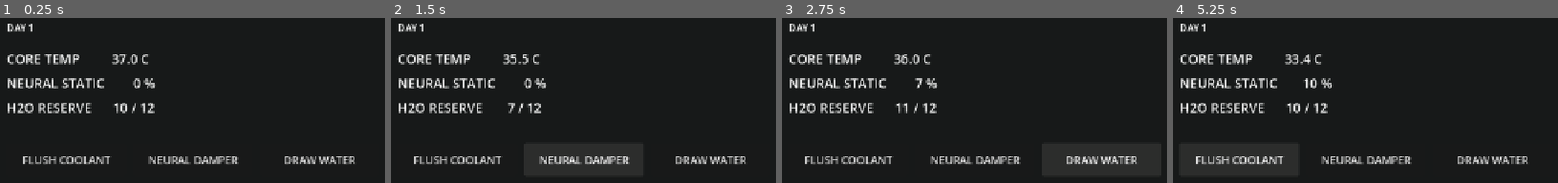
Above: before the commit, frames 1-4 (left to right).
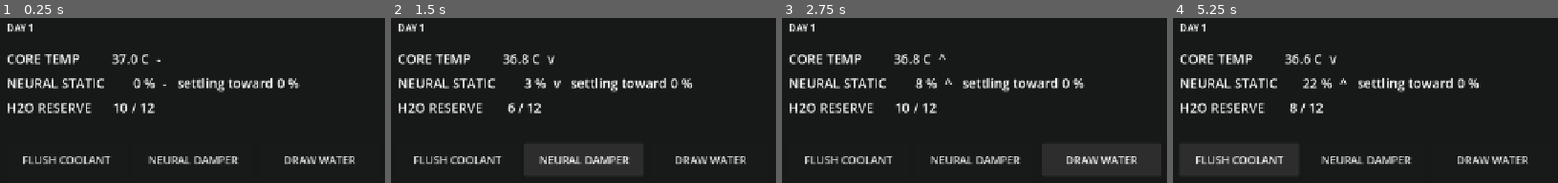
Above: after the commit, the same moments.

Repository: jcbarda/xenobiologist
Game: Godot game, scene res://scenes/main.tscn
Same seed, same stepped clock (60 frames per second), same inputs: the game is played once before the commit and once after it.
Inputs:
- Up to frame 1 (0.25 s): no input
- Up to frame 2 (1.5 s): click "FLUSH COOLANT" at 0.5 s; click "NEURAL DAMPER" at 1.25 s
- Up to frame 3 (2.75 s): click "DRAW WATER" at 2 s
- Up to frame 4 (5.25 s): click "FLUSH COOLANT" at 2.75 s; click "NEURAL DAMPER" at 3.5 s; click "DRAW WATER" at 4.25 s; click "FLUSH COOLANT" at 5 s

The runs differ from the first frame. In frame 1, 1.3% of the frame differs, in the area x 40-78%, y 25-46%; in frame 2, 1.7%; in frame 3, 1.6%; in frame 4, 2.1%, in the area x 29-80%, y 21-58%.

Commit message:
Vitals become second-order: gravity and momentum
Replaces the first-order model, where actions applied instant deltas and
static was simply a bar to be cleared. That version was exploitable and
the exploit was structural: damper-spam held static near zero forever,
which would have deleted the interface degradation M2 exists to test. A
sweep of damper cost x strength was bimodal -- every setting either let
the exploit run or killed the player outright -- because the equilibrium
was chosen by how hard the player dampered, not by the damper's numbers.

Each vital now carries a value and a velocity:

  gravity   a pull toward a rest point. Core temperature falls toward the
            planet's ambient heat, which is past lethal. Static's rest
            point is set by core temperature -- a nervous system settles
            where body heat says it should.
  momentum  velocity persists, so nothing lands on the frame it is
            pressed. Panic overshoots; relief arrives late.

Actions push velocity, never value. So the only durable way down is to
lower core temperature and move the rest point underneath static, and
suppressants argue with gravity and lose. The exploit's premise was
ignoring temperature, and temperature now decides everything.

FLUSH COOLANT is the structural treatment; NEURAL DAMPER became a brake
on momentum plus a bounded shove, useful in a spike and self-defeating
when spammed -- braking costs cognitive load and has nothing to bite on
once static is already steady.

The readout now names static's rest point, because momentum makes the
number alone a lie: 30% settling toward 70% is an emergency and looks
identical to 30% settling toward 10%.

Measured: masher and damper-spam die in 21-42s; do-nothing at 248s;
sloppy survives at 87% peak; cooling-only 57%; cooling plus braking 37%.
Floor is 25% for everyone -- no play reaches a clean interface.

Verified: parse and export pass; the GDScript sim reproduces the Python
model to the tick (do-nothing collapses at 248.1s/93%, damper-spam at
20.9s/14%); exported build boots clean in Chrome on WebGL2 and takes
input.

Co-Authored-By: Claude Opus 5 <noreply@anthropic.com>

Diff:
--- a/autoload/game_state.gd
+++ b/autoload/game_state.gd
@@ -11,7 +11,7 @@
 ## Presentation may read `data` every frame; it may never write.
 
 ## Bumped whenever the shape of `data` changes in a way old saves cannot satisfy.
-const SCHEMA_VERSION := 2
+const SCHEMA_VERSION := 3
 
 var data: Dictionary = {}
 
@@ -33,6 +33,10 @@
 		"day": 1,
 		"core_temperature": Tuning.CORE_TEMP_START,
 		"neural_static": 0.0,
+		# Momentum. Serialised with everything else, so a reloaded run resumes
+		# mid-glide rather than snapping to rest.
+		"temp_velocity": 0.0,
+		"static_velocity": 0.0,
 		"water": Tuning.WATER_START,
 		# Listed in design-doc 4.1 as a vital but deliberately inert for the
 		# slice: section 8 names two clocks, and a third would blur the read.
@@ -73,28 +77,46 @@
 	_check_collapse()
 
 
+## Actions push velocity, never a value -- see actions.gd.
 func _resolve_pending_actions() -> void:
 	for action_id in _pending:
 		if not can_afford(action_id):
 			continue
 		var action: Dictionary = Actions.spec(action_id)
 		data.water = clampi(data.water + action.water, 0, Tuning.WATER_CAPACITY)
-		data.core_temperature += action.temp
-		# Cognitive load is flat per action (OQ-1); exertion and damping are
-		# properties of the specific activity.
-		data.neural_static += Tuning.COGNITIVE_LOAD + action.exertion - action.damping
-		data.neural_static = clampf(data.neural_static, 0.0, Tuning.STATIC_BLACKOUT)
+		data.temp_velocity += action.temp_impulse
+
+		# Brake before paying the cognitive load, so a damper can never cancel
+		# the cost of having been pressed. This ordering is what makes spamming
+		# it strictly negative once static has stopped climbing.
+		data.static_velocity *= 1.0 - float(action.brake)
+		# Cognitive load is flat per action (OQ-1); exertion and damping belong
+		# to the specific activity.
+		data.static_velocity += (
+			Tuning.COGNITIVE_LOAD + action.exertion - action.damping
+		)
 		SignalBus.action_resolved.emit(action_id)
 	_pending.clear()
 
 
+## Second-order integration: gravity accelerates each vital toward its rest
+## point, friction bleeds the velocity off, and the value follows the velocity.
 func _advance_vitals(sim_delta: float) -> void:
-	data.core_temperature += Tuning.CORE_TEMP_RISE * sim_delta
-	var over_threshold: float = maxf(
-		0.0, data.core_temperature - Tuning.STATIC_HEAT_THRESHOLD
+	# Core temperature falls toward ambient, which is well past collapse.
+	data.temp_velocity += (
+		Tuning.TEMP_GRAVITY * (Tuning.AMBIENT_TEMP - data.core_temperature) * sim_delta
 	)
-	data.neural_static += Tuning.STATIC_HEAT_GAIN * over_threshold * sim_delta
-	data.neural_static = clampf(data.neural_static, 0.0, Tuning.STATIC_BLACKOUT)
+	data.temp_velocity -= data.temp_velocity * Tuning.TEMP_FRICTION * sim_delta
+	data.core_temperature += data.temp_velocity * sim_delta
+
+	# Static settles wherever body heat says it should. This is the coupling that
+	# makes cooling the only durable treatment.
+	var rest: float = Tuning.static_rest_point(data.core_temperature)
+	data.static_velocity += Tuning.STATIC_GRAVITY * (rest - data.neural_static) * sim_delta
+	data.static_velocity -= data.static_velocity * Tuning.STATIC_FRICTION * sim_delta
+	data.neural_static = clampf(
+		data.neural_static + data.static_velocity * sim_delta, 0.0, Tuning.STATIC_BLACKOUT
+	)
 
 
 ## Not a death screen -- the sim halts and M5 will slam the lid on it. Static is
--- a/scripts/terminal_panel.gd
+++ b/scripts/terminal_panel.gd
@@ -27,8 +27,19 @@
 
 func _process(_delta: float) -> void:
 	var data: Dictionary = GameState.data
-	_temp_readout.text = "CORE TEMP        %5.1f C" % data.core_temperature
-	_static_readout.text = "NEURAL STATIC    %5.0f %%" % (data.neural_static * 100.0)
+	_temp_readout.text = "CORE TEMP        %5.1f C  %s" % [
+		data.core_temperature, _trend(data.temp_velocity, 0.02),
+	]
+	# The rest point is shown because momentum makes the number alone a lie: a
+	# static reading of 30%% that is settling toward 70%% is an emergency, and it
+	# looks identical to one that is settling toward 10%%. Naming where it is
+	# headed -- and that core temperature is what decides it -- is RISK-1's
+	# pair-the-symptom-with-its-cause, applied to the model's least visible part.
+	_static_readout.text = "NEURAL STATIC    %5.0f %%  %s   settling toward %.0f %%" % [
+		data.neural_static * 100.0,
+		_trend(data.static_velocity, 0.004),
+		Tuning.static_rest_point(data.core_temperature) * 100.0,
+	]
 	_water_readout.text = "H2O RESERVE      %2d / %d" % [
 		data.water, Tuning.WATER_CAPACITY,
 	]
@@ -77,11 +88,23 @@
 func _describe_cost(action: Dictionary) -> String:
 	var parts: PackedStringArray = []
 	parts.append("H2O %+d" % action.water)
-	if action.temp != 0.0:
-		parts.append("TEMP %+.1f C" % action.temp)
+	if action.temp_impulse != 0.0:
+		parts.append("TEMP %s" % ("cools" if action.temp_impulse < 0.0 else "heats"))
+	if action.brake > 0.0:
+		parts.append("arrests static's climb")
 	var net_static: float = Tuning.COGNITIVE_LOAD + action.exertion - action.damping
-	parts.append("STATIC %+.0f%%" % (net_static * 100.0))
+	parts.append("STATIC %+.0f%%/s" % (net_static * 100.0))
 	return "  ".join(parts)
+
+
+## Momentum is otherwise invisible: the value can sit still for a second while
+## the velocity behind it is already committed.
+func _trend(velocity: float, deadband: float) -> String:
+	if velocity > deadband:
+		return "^"
+	if velocity < -deadband:
+		return "v"
+	return "-"
 
 
 func _build_status_line() -> void:
--- a/sim/actions.gd
+++ b/sim/actions.gd
@@ -2,50 +2,60 @@
 extends RefCounted
 ## The player's verbs, as data.
 ##
-## Activity is physical, so an action moves core temperature and adds exertion
-## static on top of the flat cognitive cost every action pays. That is what makes
-## fetching water a real decision rather than free upkeep: hauling it in the heat
-## costs you the very thing you are hauling it to fix.
+## Actions push velocity, never a value. Nothing lands on the frame it is
+## pressed -- the vitals carry momentum, so every action is a bet on where things
+## will be in a few seconds rather than a correction to where they are now.
 ##
-## Fields:
-##   water     -- units gained (+) or spent (-); the shared chokepoint
-##   temp      -- core temperature delta in degrees C
-##   exertion  -- static added by physical effort, before COGNITIVE_LOAD
-##   damping   -- static actively removed; the action's therapeutic effect
+## Activity is physical, so an action moves core temperature and adds exertion on
+## top of the flat cognitive load every action pays. That is what makes fetching
+## water a real decision rather than free upkeep: hauling it in the heat costs
+## you the very thing you are hauling it to fix.
+##
+## Fields (all applied to velocity):
+##   water         -- units gained (+) or spent (-); the shared chokepoint
+##   temp_impulse  -- push on core temperature's velocity
+##   exertion      -- static added by physical effort, before COGNITIVE_LOAD
+##   damping       -- static actively pushed down; bounded by Tuning's exchange rate
+##   brake         -- fraction of static velocity killed outright
 
 const FLUSH_COOLANT := &"flush_coolant"
 const NEURAL_DAMPER := &"neural_damper"
 const DRAW_WATER := &"draw_water"
 
 const CATALOGUE := {
-	# Cheap on the body, expensive on the canteen. Buys temperature headroom,
-	# which indirectly slows future static -- but cannot touch static already
-	# banked.
+	# The only durable treatment. It does not touch static directly -- it drags
+	# core temperature down, which lowers static's rest point, and gravity does
+	# the rest. Slow, because thermal inertia is high, so it must be pressed
+	# before the player feels they need it.
 	FLUSH_COOLANT: {
 		"label": "FLUSH COOLANT",
 		"water": -2,
-		"temp": -1.5,
-		"exertion": 0.01,
+		"temp_impulse": -0.55,
+		"exertion": 0.02,
 		"damping": 0.0,
+		"brake": 0.0,
 	},
-	# The only way to claw back accumulated static, and the cheaper of the two
-	# stabilisers -- so the trap is dampering through a crisis while core
-	# temperature keeps climbing and the canteen empties.
+	# The emergency brake. Kills static's momentum and shoves it down a little,
+	# but cannot get beneath the rest point core temperature dictates -- so it
+	# buys seconds, never a cure. Leaning on it instead of cooling is the trap.
 	NEURAL_DAMPER: {
 		"label": "NEURAL DAMPER",
-		"water": -1,
-		"temp": 0.0,
+		"water": -2,
+		"temp_impulse": 0.0,
 		"exertion": 0.0,
-		"damping": 0.15,
+		"damping": 0.12,
+		"brake": Tuning.DAMPER_BRAKE,
 	},
-	# Renews the chokepoint, but it is the one genuinely strenuous act available:
-	# it heats you and it costs the most static of anything here.
+	# Renews the chokepoint, and is the one genuinely strenuous act available: it
+	# heats you and costs the most static of anything here. Its exertion is what
+	# keeps the treadmill from becoming a static engine.
 	DRAW_WATER: {
 		"label": "DRAW WATER",
-		"water": 4,
-		"temp": 0.4,
-		"exertion": 0.05,
+		"water": Tuning.WATER_PER_DRAW,
+		"temp_impulse": 0.12,
+		"exertion": 0.14,
 		"damping": 0.0,
+		"brake": 0.0,
 	},
 }
 
--- a/sim/tuning.gd
+++ b/sim/tuning.gd
@@ -2,19 +2,38 @@
 extends RefCounted
 ## Every balance number in the slice, in one place.
 ##
-## These are meant to be moved by feel, not derived. The derivations below record
-## what each value was aiming at so a change can be judged against its intent --
-## they are not claims that the intent is correct.
+## The vitals are second-order: each has a value and a velocity. Two forces act
+## on them.
+##
+##   Gravity  -- a pull toward a rest point. Core temperature's rest point is the
+##               ambient heat of the planet, which is lethal; static's rest point
+##               is set by core temperature, because a nervous system settles
+##               where body heat says it should.
+##   Momentum -- velocity persists, so nothing responds instantly. Panic
+##               overshoots and takes time to bleed off; relief arrives late.
+##
+## This is what stops static being a bar the player can simply clear. Actions
+## push velocity, never the value, so the only durable way to lower static is to
+## lower core temperature and move the rest point underneath it.
+##
+## The derivations below record what each value was aiming at, so a change can be
+## judged against its intent. They are not claims the intent is correct.
 
 # --- Core temperature -------------------------------------------------------
 
 const CORE_TEMP_START := 37.0
 const CORE_TEMP_COLLAPSE := 41.0
 
-## Unmitigated, this walks 37 -> 41 in ~178s. Chosen so the temperature clock and
-## the static clock land together (see STATIC_HEAT_GAIN) rather than one always
-## arriving first and making the other decorative.
-const CORE_TEMP_RISE := 0.0225
+## The planet is hotter than the player. Core temperature is always falling
+## toward this; coolant only argues with it.
+const AMBIENT_TEMP := 44.0
+
+## Pull toward ambient. Unmitigated this walks 37 -> 41 in ~248s.
+const TEMP_GRAVITY := 0.0075
+
+## Thermal inertia. High, so temperature glides rather than snapping -- a coolant
+## flush is felt over several seconds, not on the frame it is pressed.
+const TEMP_FRICTION := 1.8
 
 # --- Neural static ----------------------------------------------------------
 
@@ -22,26 +41,45 @@
 ## and halo curves all want a 0..1 driver.
 const STATIC_BLACKOUT := 1.0
 
-## Static only accrues from heat once the body is actually over-heating; below
-## this the temperature clock runs alone.
-const STATIC_HEAT_THRESHOLD := 37.5
+## At or below this body temperature static rests at zero; at CORE_TEMP_COLLAPSE
+## it rests at 1.0. Everything between interpolates. This mapping is the spine of
+## the model: it is why cooling is the real treatment and the damper is not.
+const STATIC_REST_FLOOR := 37.5
 
-## Per degree over threshold, per second. Integrated across an unmitigated
-## 37 -> 41 climb this totals ~0.98 -- i.e. static arrives at blackout at almost
-## exactly the moment core temperature reaches collapse.
-const STATIC_HEAT_GAIN := 0.0036
+const STATIC_GRAVITY := 0.055
+const STATIC_FRICTION := 1.1
 
 ## OQ-1, decided 2026-07-28: cognitive load is a flat per-action cost. Every
-## action pays this regardless of what it is, so frantic clicking is
-## self-punishing. Exertion is separate and lives per-action in actions.gd.
-const COGNITIVE_LOAD := 0.02
+## action pays it regardless of what it is, so frantic clicking is
+## self-punishing. Now applied as a velocity impulse rather than a value delta.
+##
+## It is also what makes the damper's brake self-limiting: braking is only worth
+## the press when static is climbing faster than COGNITIVE_LOAD / DAMPER_BRAKE.
+const COGNITIVE_LOAD := 0.05
+
+## Fraction of static velocity a damper removes. A brake cannot push static below
+## its rest point, so it can never be run as an engine.
+const DAMPER_BRAKE := 0.60
 
 # --- Water ------------------------------------------------------------------
 
 ## Water is the universal chokepoint (design-doc 4.7): every action spends it or
-## fetches it, and the two stabilising actions compete for the same reserve.
+## fetches it, and the stabilisers compete for the same reserve.
 const WATER_START := 10
 const WATER_CAPACITY := 12
+
+## The exchange rate that keeps the water treadmill honest, and the single
+## easiest thing to break by accident:
+##
+##   (WATER_PER_DRAW / damper water cost) * (damping - COGNITIVE_LOAD)
+##       must stay BELOW  (COGNITIVE_LOAD + draw exertion)
+##
+## Above that line, fetching water refunds more calm than it costs, the treadmill
+## becomes a static engine, and any fast clicker holds a pristine interface
+## forever -- which would delete the degradation M2 exists to test. Currently
+## 2 x (0.12 - 0.05) = 0.14  <  0.05 + 0.14 = 0.19. Re-check it after touching
+## any of those four numbers.
+const WATER_PER_DRAW := 4
 
 # --- Loop shape -------------------------------------------------------------
 
@@ -52,7 +90,11 @@
 ##          misjudges the exertion cost of fetching it.
 ## false -> countdown. A fixed canteen, allocation is the only agency, and the
 ##          run is always eventually fatal.
-##
-## This is the A/B for what Phase 0 *is*. Both readings are defensible against
-## design-doc 8 and the difference is a feel judgement, not a derivable one.
 const DRAW_WATER_ENABLED := true
+
+
+## Where static settles for a given body temperature. Gravity pulls toward this,
+## so it is the floor no amount of dampering gets under.
+static func static_rest_point(core_temperature: float) -> float:
+	var span := CORE_TEMP_COLLAPSE - STATIC_REST_FLOOR
+	return clampf((core_temperature - STATIC_REST_FLOOR) / span, 0.0, 1.0)
